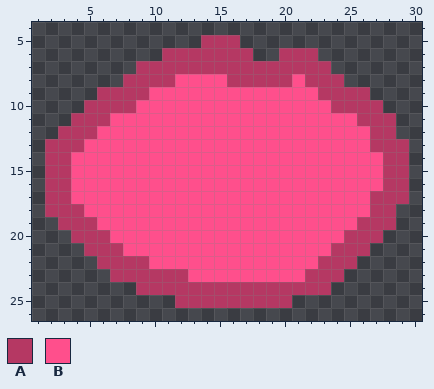
Pixel-art sprite, stored at SpaceDefender/SpaceDefender/Content/enemies/enemyRocketMissle.png. That is the earlier state.
The file is 32x32 pixels. Colours within 5 levels of each other are drawn and written as one. Shown: x 1..30, y 4..26.
Palette (. is transparent): A #b53863  B #ff4f8c
Pixels before, first column x 2:
 5 ............AAA.............
 6 .........AAAAAAA..AAA.......
 7 .......AAAAAAAAAAAAAAA......
 8 ......AAAABBBBAAAAABAAA.....
 9 ....AAAABBBBBBBBBBBBBAAAA...
10 ...AAAABBBBBBBBBBBBBBBAAAA..
11 ..AAABBBBBBBBBBBBBBBBBBBAAA.
12 .AAABBBBBBBBBBBBBBBBBBBBBAA.
13 AAABBBBBBBBBBBBBBBBBBBBBBAAA
14 AABBBBBBBBBBBBBBBBBBBBBBBBAA
15 AABBBBBBBBBBBBBBBBBBBBBBBBAA
16 AABBBBBBBBBBBBBBBBBBBBBBBBAA
17 AABBBBBBBBBBBBBBBBBBBBBBBAAA
18 AAABBBBBBBBBBBBBBBBBBBBBBAA.
19 .AAABBBBBBBBBBBBBBBBBBBBAAA.
20 ..AAABBBBBBBBBBBBBBBBBBAAA..
21 ...AAABBBBBBBBBBBBBBBBAAA...
22 ....AAAABBBBBBBBBBBBBAAA....
23 .....AAAAAABBBBBBBBBAAA.....
24 .......AAAAAAAAAAAAAAA......
25 ..........AAAAAAAAA.........
The result:
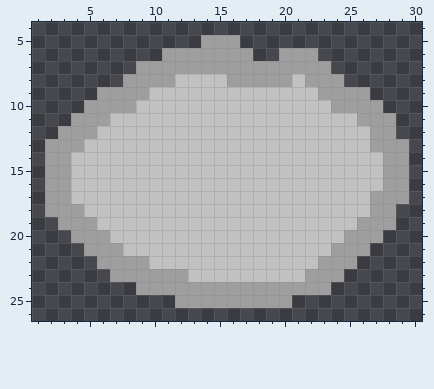
The edit:
Colour A changes from #b53863 to #9e9e9e.
Colour B changes from #ff4f8c to #c1c1c1.
